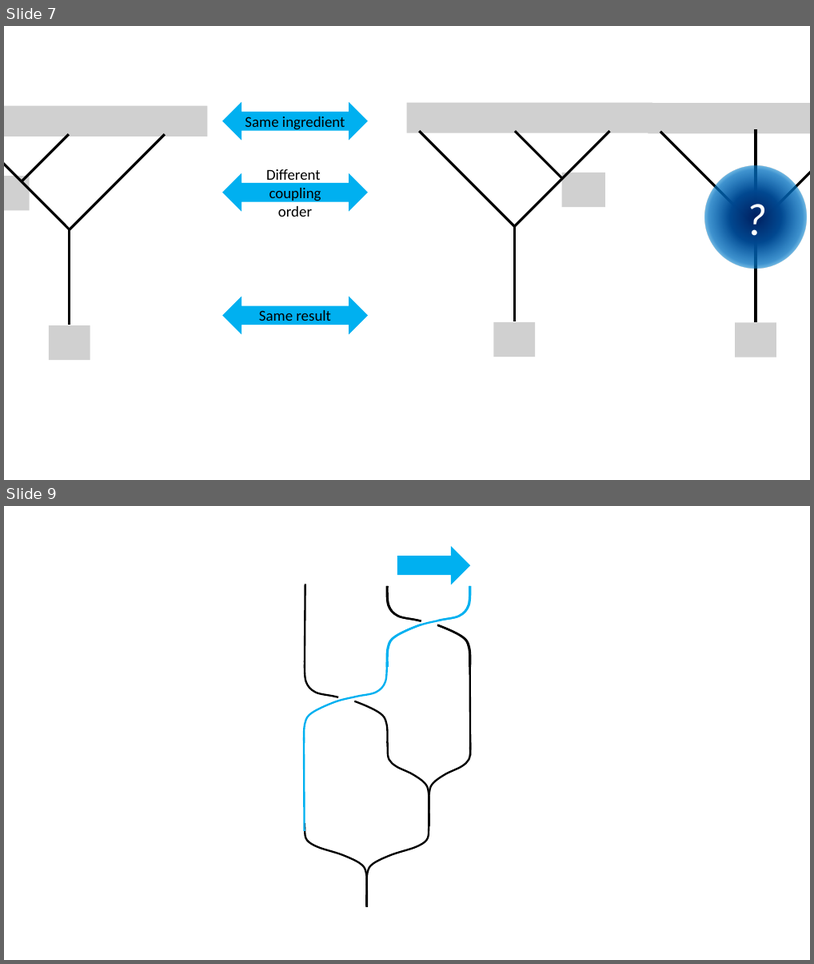
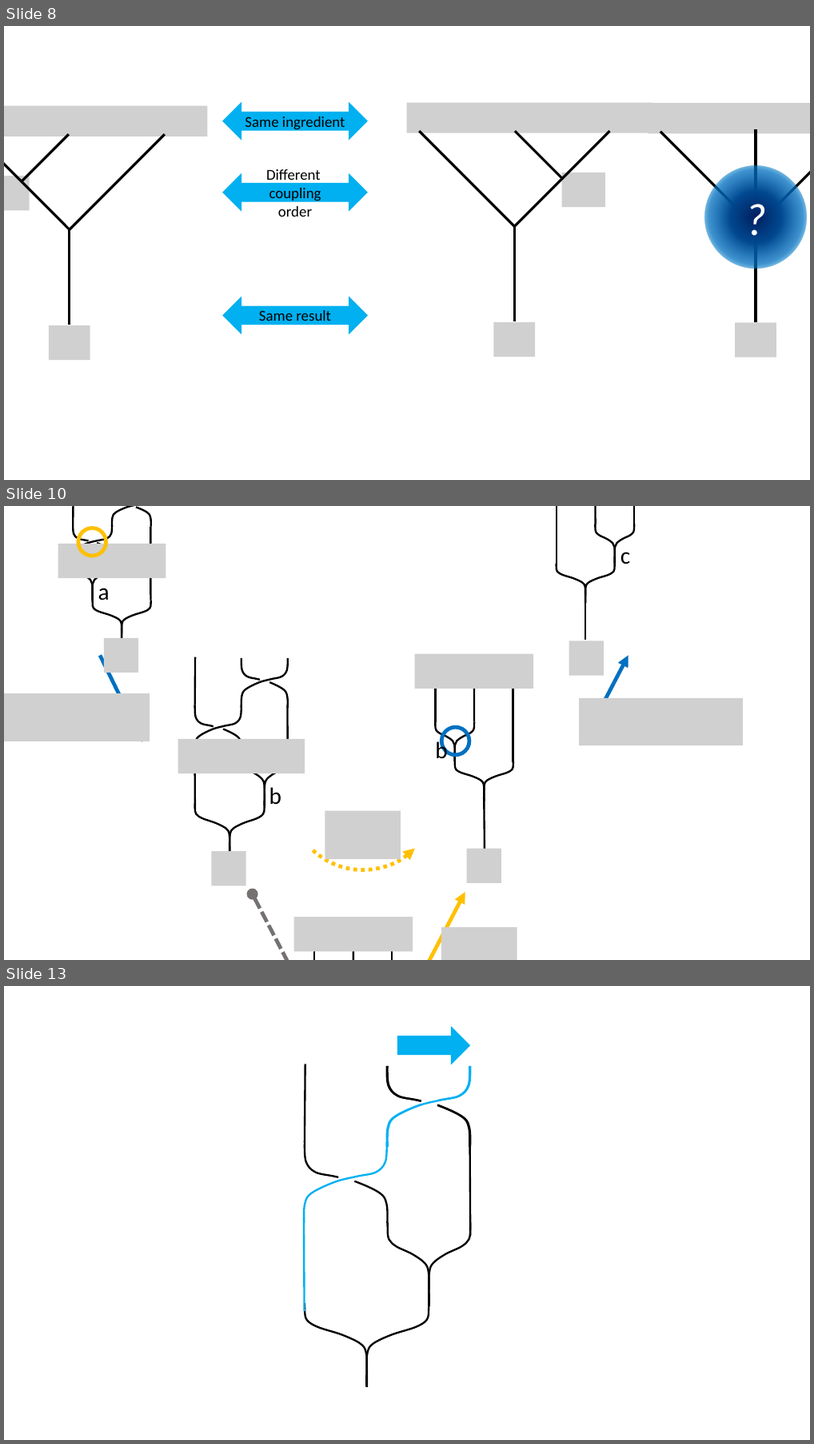
Before and after one commit to yk-liu/yk-liu.github.io, a slide deck: _posts/2019-04-13-Introduction-to-QC-and-TQC-Braiding-Anyons/assets/pics.source.pptx. Shown one above the other, each under a label of ours: slides 7 and 9 before the commit, slides 8, 10 and 13 after it; the slides between them are not shown. The pictures are 814x964 and 814x1444 pixels, drawn with LibreOffice and Linux fonts; fonts in the diff are those of the drawing; grey boxes stand for pictures; background and template pictures are left out. Boxes give left, top, right and bottom in pixels: in the first picture for what was removed or moved away, otherwise in the second. Text is boxed around its words. In the diff, an @@ line names an element or a change of style, - is before the commit and + after.

```diff
--- a/_posts/2019-04-13-Introduction-to-QC-and-TQC-Braiding-Anyons/assets/pics.source.pptx
+++ b/_posts/2019-04-13-Introduction-to-QC-and-TQC-Braiding-Anyons/assets/pics.source.pptx
@@ slide 10 added at [4, 506, 810, 960], background #FFFFFF @@
@@ group added at [4, 506, 743, 960]: 24 freeform shapes, 16 lines, 12 pictures, 6 ellipses, 4 texts, 3 arrows, 1 double arrow, 1 arc (boxed as its full ellipse) @@
+c
+a
+b
+b
@@ what was slide 7 is now slide 8 @@
@@ what was slide 9 is now slide 13 @@
```
Also in this commit, not shown: 4 other slides added, 1 slide removed, 5 other files.
